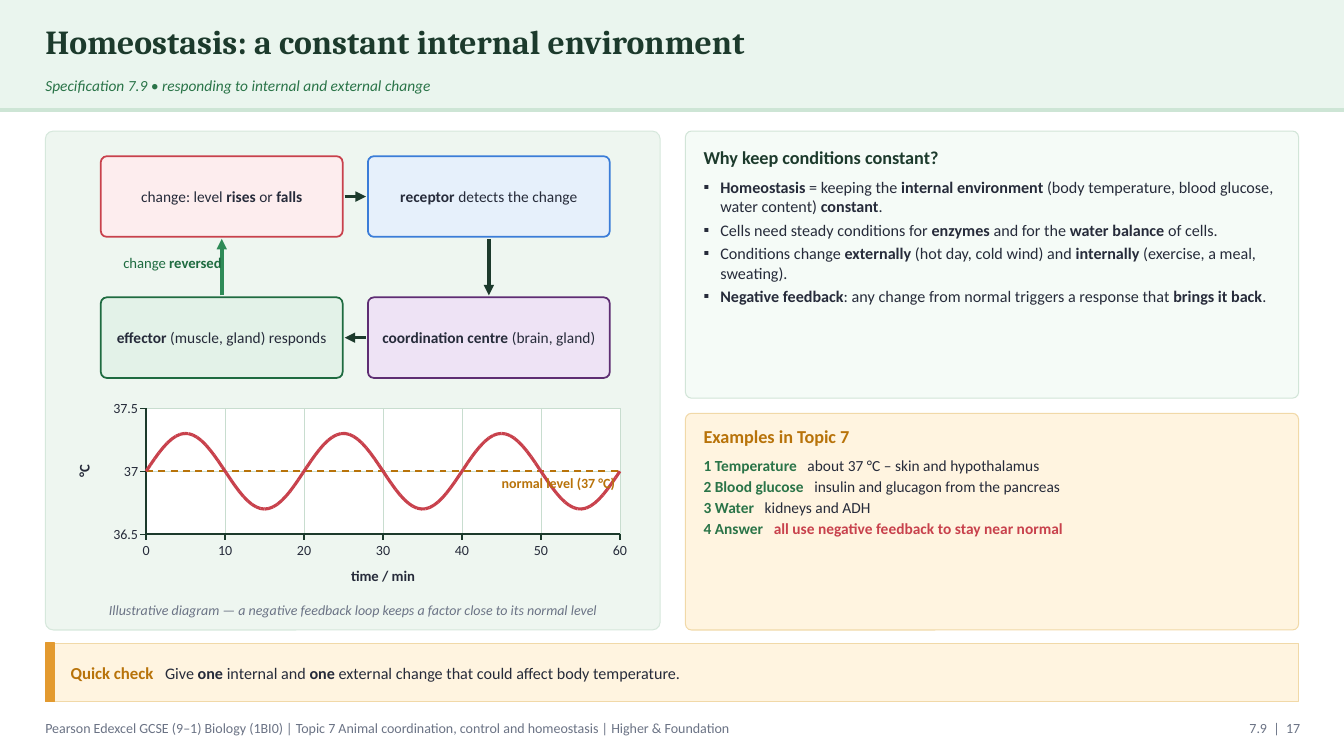
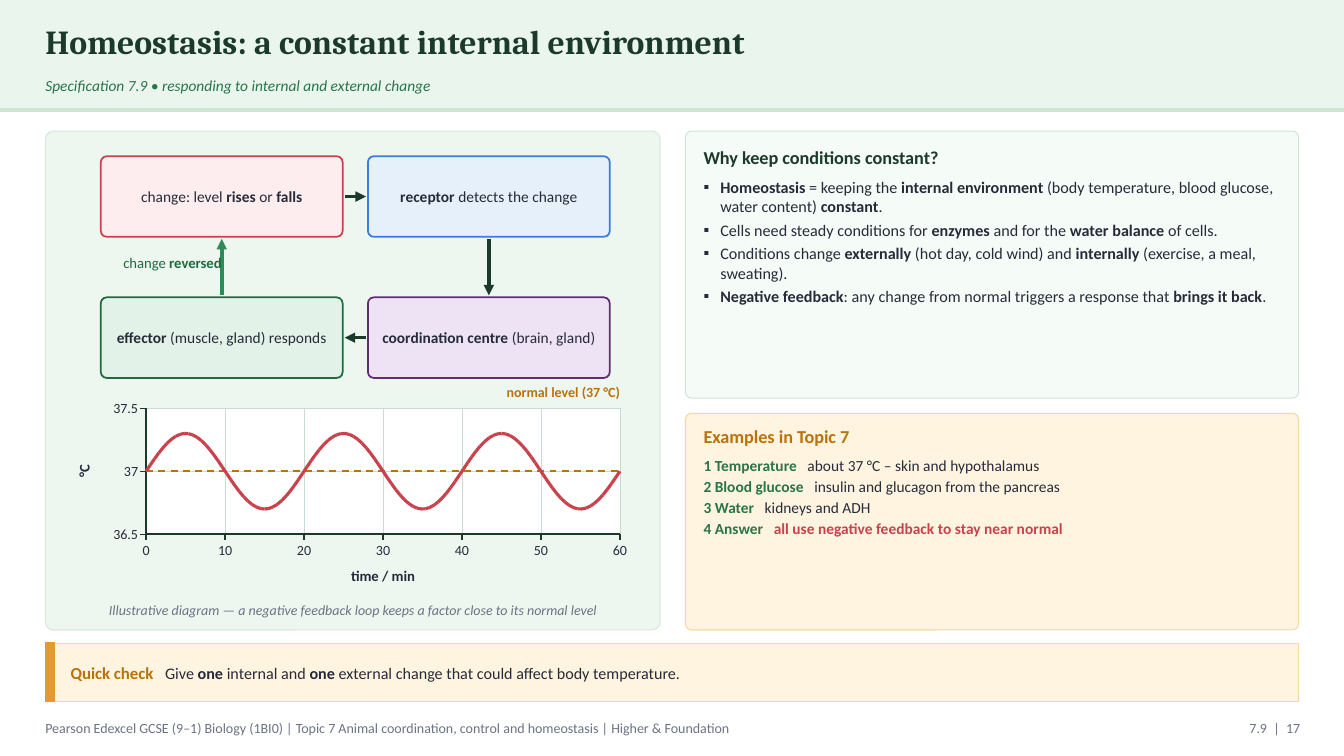
Before and after one commit to pstephenphilip-ship-it/Piri-MBBS, a slide deck: slide 17 of gcse-slides/edexcel-biology/EDX_1BI0_T7_CoordinationHomeostasis.pptx. Drawn at 1344x756 pixels with LibreOffice and Linux fonts; fonts in the diff are those of the drawing. Boxes give left, top, right and bottom in pixels: in the first picture for what was removed or moved away, otherwise in the second. Text is boxed around its words. In the diff, an @@ line names an element or a change of style, - is before the commit and + after.

```diff
--- a/gcse-slides/edexcel-biology/EDX_1BI0_T7_CoordinationHomeostasis.pptx
+++ b/gcse-slides/edexcel-biology/EDX_1BI0_T7_CoordinationHomeostasis.pptx
@@ text "normal level (37 °C)" rewrapped from [502,477,615,493] to [507,387,620,399] @@
```
Also in this commit, not shown: 18 other slides changed, 1 other file.
